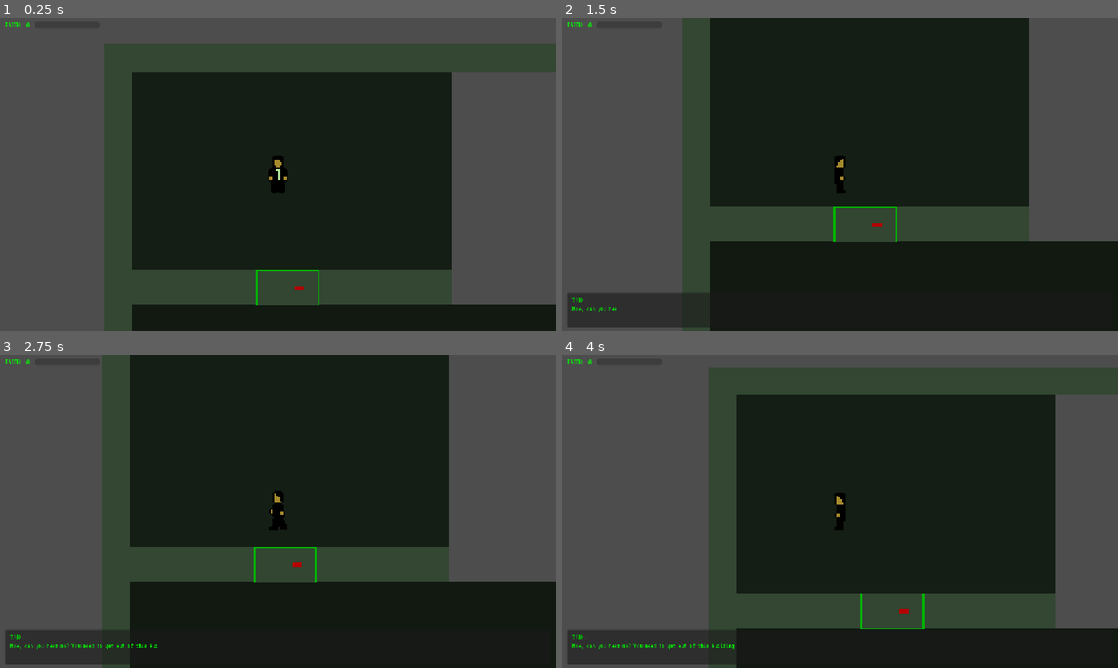
Above: before the commit, frames 1-4 (two rows, left to right).
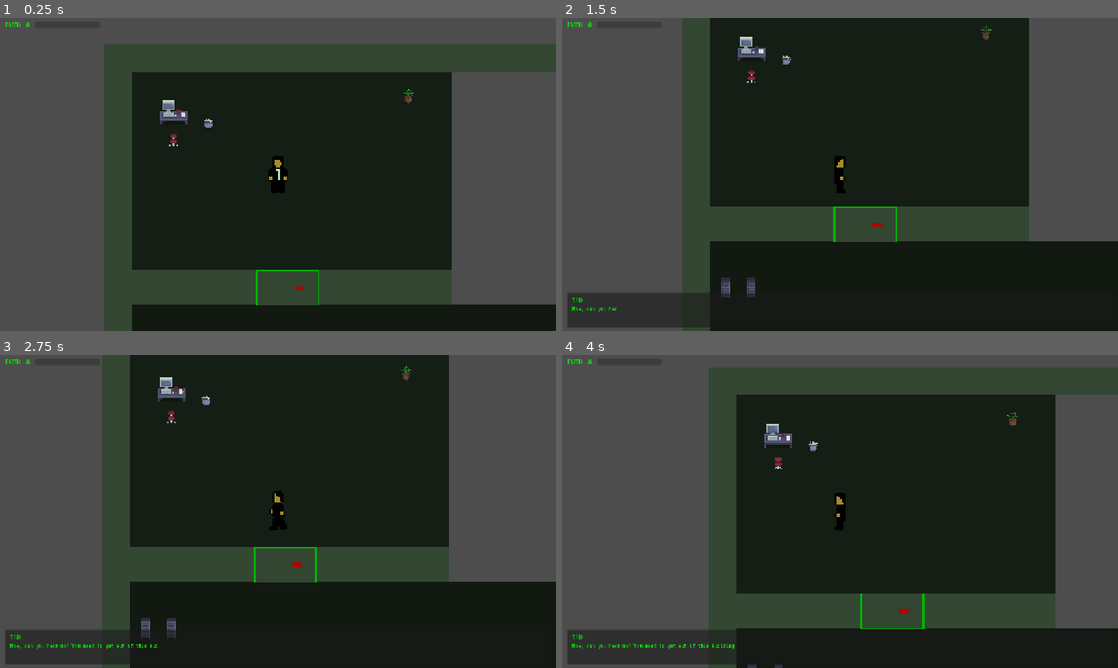
Above: after the commit, the same moments.

Repository: souli10/ressidual_self_image
Game: Godot game, scene res://scenes/levels/tutorial_office.tscn
The game is run twice, just before and just after one commit, with the same random seed, the same clock (stepped at 60 frames per second) and the same inputs. This scene is started directly instead of the project's main scene.
Inputs (mouse positions are in pixels of both pictures, inside the frame that each line leads up to):
- Up to frame 1 (0.25 s): no input
- Up to frame 2 (1.5 s): tap Enter at 0.5 s; move the mouse to (812, 237) at 0.52 s; click (812, 237) at 0.67 s; move the mouse to (1006, 221) at 1.27 s; click (1006, 221) at 1.42 s
- Up to frame 3 (2.75 s): move the mouse to (111, 464) at 2.02 s; click (111, 464) at 2.17 s
- Up to frame 4 (4 s): move the mouse to (867, 511) at 2.77 s; click (867, 511) at 2.92 s; tap Space at 3.5 s; move the mouse to (756, 433) at 3.52 s; click (756, 433) at 3.67 s

The runs differ from the first frame. In frame 1, 0.4% of the frame differs, in the area x 28-75%, y 22-42%; in frame 2, 0.5%; in frame 3, 0.5%, in the area x 25-74%, y 3-91%; in frame 4, 0.4%.

Commit message:
con paredes

Diff:
--- a/topdown/scenes/levels/tutorial_office.tscn
+++ b/topdown/scenes/levels/tutorial_office.tscn
@@ -7,6 +7,14 @@
 [ext_resource type="PackedScene" path="res://scenes/objects/distraction_obj.tscn" id="5"]
 [ext_resource type="PackedScene" path="res://scenes/terminal/terminal_ui.tscn" id="6"]
 [ext_resource type="PackedScene" path="res://scenes/ui/hud.tscn" id="7"]
+[ext_resource type="Texture2D" path="res://assets/Office-Furniture-Pixel-Art/Office-Furniture-Pixel-Art/Office-Furniture-Pixel-Art/Desk.png" id="8"]
+[ext_resource type="Texture2D" path="res://assets/Office-Furniture-Pixel-Art/Office-Furniture-Pixel-Art/Office-Furniture-Pixel-Art/Chair.png" id="9"]
+[ext_resource type="Texture2D" path="res://assets/Office-Furniture-Pixel-Art/Office-Furniture-Pixel-Art/Office-Furniture-Pixel-Art/Small-Plant.png" id="10"]
+[ext_resource type="Texture2D" path="res://assets/Office-Furniture-Pixel-Art/Office-Furniture-Pixel-Art/Office-Furniture-Pixel-Art/Bin.png" id="11"]
+[ext_resource type="Texture2D" path="res://assets/Office-Furniture-Pixel-Art/Office-Furniture-Pixel-Art/Office-Furniture-Pixel-Art/Filing-Cabinet-Tall.png" id="12"]
+[ext_resource type="Texture2D" path="res://assets/Office-Furniture-Pixel-Art/Office-Furniture-Pixel-Art/Office-Furniture-Pixel-Art/Water-Dispenser.png" id="13"]
+[ext_resource type="Texture2D" path="res://assets/Office-Furniture-Pixel-Art/Office-Furniture-Pixel-Art/Office-Furniture-Pixel-Art/Vending-Machine.png" id="14"]
+[ext_resource type="Texture2D" path="res://assets/Office-Furniture-Pixel-Art/Office-Furniture-Pixel-Art/Office-Furniture-Pixel-Art/Big-Plant.png" id="15"]
 
 [sub_resource type="RectangleShape2D" id="exit_shape"]
 size = Vector2(80, 16)
@@ -54,6 +62,44 @@
 color = Color(0.2, 0.28, 0.2, 1)
 polygon = PackedVector2Array(460, 500, 608, 500, 608, 540, 460, 540)
 
+[node name="Decorations" type="Node2D" parent="."]
+
+[node name="Desk" type="Sprite2D" parent="Decorations"]
+position = Vector2(80, 80)
+texture = ExtResource("8")
+
+[node name="Chair" type="Sprite2D" parent="Decorations"]
+position = Vector2(80, 110)
+texture = ExtResource("9")
+
+[node name="Plant1" type="Sprite2D" parent="Decorations"]
+position = Vector2(350, 60)
+texture = ExtResource("10")
+
+[node name="Bin" type="Sprite2D" parent="Decorations"]
+position = Vector2(120, 90)
+texture = ExtResource("11")
+
+[node name="Cabinet1" type="Sprite2D" parent="Decorations"]
+position = Vector2(50, 350)
+texture = ExtResource("12")
+
+[node name="Cabinet2" type="Sprite2D" parent="Decorations"]
+position = Vector2(80, 350)
+texture = ExtResource("12")
+
+[node name="WaterDispenser" type="Sprite2D" parent="Decorations"]
+position = Vector2(550, 350)
+texture = ExtResource("13")
+
+[node name="VendingMachine" type="Sprite2D" parent="Decorations"]
+position = Vector2(550, 650)
+texture = ExtResource("14")
+
+[node name="BigPlant" type="Sprite2D" parent="Decorations"]
+position = Vector2(300, 650)
+texture = ExtResource("15")
+
 [node name="LockedDoor" parent="." unique_id=450363126 instance=ExtResource("3")]
 position = Vector2(210, 280)
 
--- a/topdown/scenes/objects/debris.tscn
+++ b/topdown/scenes/objects/debris.tscn
@@ -1,18 +1,18 @@
-[gd_scene load_steps=2 format=3]
+[gd_scene load_steps=3 format=3]
 
 [ext_resource type="Script" path="res://scenes/objects/debris.gd" id="1"]
+[ext_resource type="Texture2D" path="res://assets/Office-Furniture-Pixel-Art/Office-Furniture-Pixel-Art/Office-Furniture-Pixel-Art/Big-Sofa.png" id="2"]
 
 [sub_resource type="RectangleShape2D" id="debris_shape"]
-size = Vector2(48, 24)
+size = Vector2(48, 32)
 
 [node name="Debris" type="StaticBody2D"]
 collision_layer = 3
 collision_mask = 0
 script = ExtResource("1")
 
-[node name="Visual" type="Polygon2D" parent="."]
-color = Color(0.3, 0.35, 0.28, 1)
-polygon = PackedVector2Array(-24, -12, -8, -14, 8, -10, 24, -12, 24, 12, 8, 14, -8, 10, -24, 12)
+[node name="Sprite2D" type="Sprite2D" parent="."]
+texture = ExtResource("2")
 
 [node name="CollisionShape2D" type="CollisionShape2D" parent="."]
 shape = SubResource("debris_shape")
--- a/topdown/scenes/objects/distraction_obj.tscn
+++ b/topdown/scenes/objects/distraction_obj.tscn
@@ -1,22 +1,22 @@
-[gd_scene load_steps=2 format=3]
+[gd_scene load_steps=3 format=3]
 
 [ext_resource type="Script" path="res://scenes/objects/distraction_obj.gd" id="1"]
+[ext_resource type="Texture2D" path="res://assets/Office-Furniture-Pixel-Art/Office-Furniture-Pixel-Art/Office-Furniture-Pixel-Art/Big-Office-Printer.png" id="2"]
 
 [sub_resource type="RectangleShape2D" id="printer_shape"]
-size = Vector2(40, 32)
+size = Vector2(32, 32)
 
 [node name="Printer" type="StaticBody2D"]
 collision_layer = 2
 collision_mask = 0
 script = ExtResource("1")
 
-[node name="Visual" type="Polygon2D" parent="."]
-color = Color(0.3, 0.5, 0.3, 1)
-polygon = PackedVector2Array(-20, -16, 20, -16, 20, 16, -20, 16)
+[node name="Sprite2D" type="Sprite2D" parent="."]
+texture = ExtResource("2")
 
 [node name="StatusLED" type="Polygon2D" parent="."]
 color = Color(0, 0.8, 0, 1)
-polygon = PackedVector2Array(12, -12, 16, -12, 16, -8, 12, -8)
+polygon = PackedVector2Array(8, -8, 12, -8, 12, -4, 8, -4)
 
 [node name="CollisionShape2D" type="CollisionShape2D" parent="."]
 shape = SubResource("printer_shape")
--- a/topdown/scenes/ui/main_menu.tscn
+++ b/topdown/scenes/ui/main_menu.tscn
@@ -36,10 +36,10 @@
 anchor_top = 0.5
 anchor_right = 0.5
 anchor_bottom = 0.5
-offset_left = -240.0
-offset_top = -180.0
-offset_right = 240.0
-offset_bottom = 180.0
+offset_left = -405.0
+offset_top = -235.0
+offset_right = 428.0
+offset_bottom = 218.0
 grow_horizontal = 2
 grow_vertical = 2
 mouse_filter = 2
@@ -52,10 +52,10 @@
 anchor_top = 0.5
 anchor_right = 0.5
 anchor_bottom = 0.5
-offset_left = -200.0
-offset_top = -150.0
-offset_right = 200.0
-offset_bottom = 150.0
+offset_left = -432.0
+offset_top = -259.0
+offset_right = 440.0
+offset_bottom = 241.0
 grow_horizontal = 2
 grow_vertical = 2
 alignment = 1
Binary file added: topdown/assets/Office-Furniture-Pixel-Art/Office-Furniture-Pixel-Art/Office-Furniture-Pixel-Art/0-Tileset.png
Not shown, added: topdown/assets/Office-Furniture-Pixel-Art/Office-Furniture-Pixel-Art/Office-Furniture-Pixel-Art/0-Tileset.png.import
Binary file added: topdown/assets/Office-Furniture-Pixel-Art/Office-Furniture-Pixel-Art/Office-Furniture-Pixel-Art/Big-Filing-Cabinet.png
Not shown, added: topdown/assets/Office-Furniture-Pixel-Art/Office-Furniture-Pixel-Art/Office-Furniture-Pixel-Art/Big-Filing-Cabinet.png.import
Binary file added: topdown/assets/Office-Furniture-Pixel-Art/Office-Furniture-Pixel-Art/Office-Furniture-Pixel-Art/Big-Office-Printer.png
Not shown, added: topdown/assets/Office-Furniture-Pixel-Art/Office-Furniture-Pixel-Art/Office-Furniture-Pixel-Art/Big-Office-Printer.png.import
Binary file added: topdown/assets/Office-Furniture-Pixel-Art/Office-Furniture-Pixel-Art/Office-Furniture-Pixel-Art/Big-Plant.png
Not shown, added: topdown/assets/Office-Furniture-Pixel-Art/Office-Furniture-Pixel-Art/Office-Furniture-Pixel-Art/Big-Plant.png.import
Binary file added: topdown/assets/Office-Furniture-Pixel-Art/Office-Furniture-Pixel-Art/Office-Furniture-Pixel-Art/Big-Round-Table.png
Not shown, added: topdown/assets/Office-Furniture-Pixel-Art/Office-Furniture-Pixel-Art/Office-Furniture-Pixel-Art/Big-Round-Table.png.import
Binary file added: topdown/assets/Office-Furniture-Pixel-Art/Office-Furniture-Pixel-Art/Office-Furniture-Pixel-Art/Big-Sofa-2.png
Not shown, added: topdown/assets/Office-Furniture-Pixel-Art/Office-Furniture-Pixel-Art/Office-Furniture-Pixel-Art/Big-Sofa-2.png.import
(and 114 more such lines)
